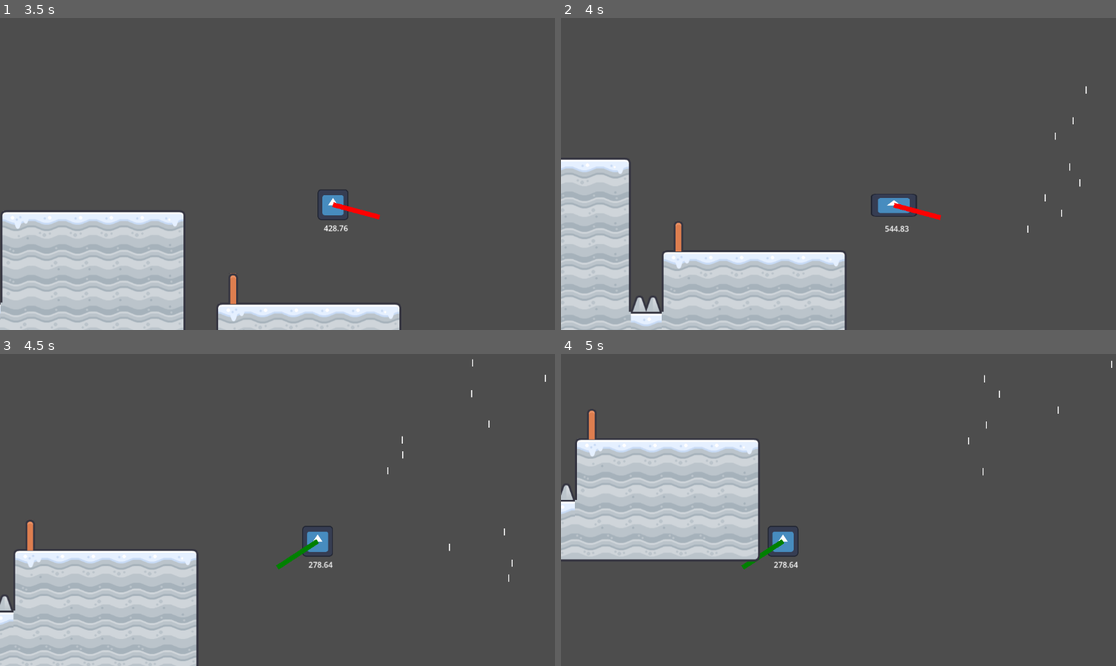
Above: before the commit, frames 1-4 (two rows, left to right).
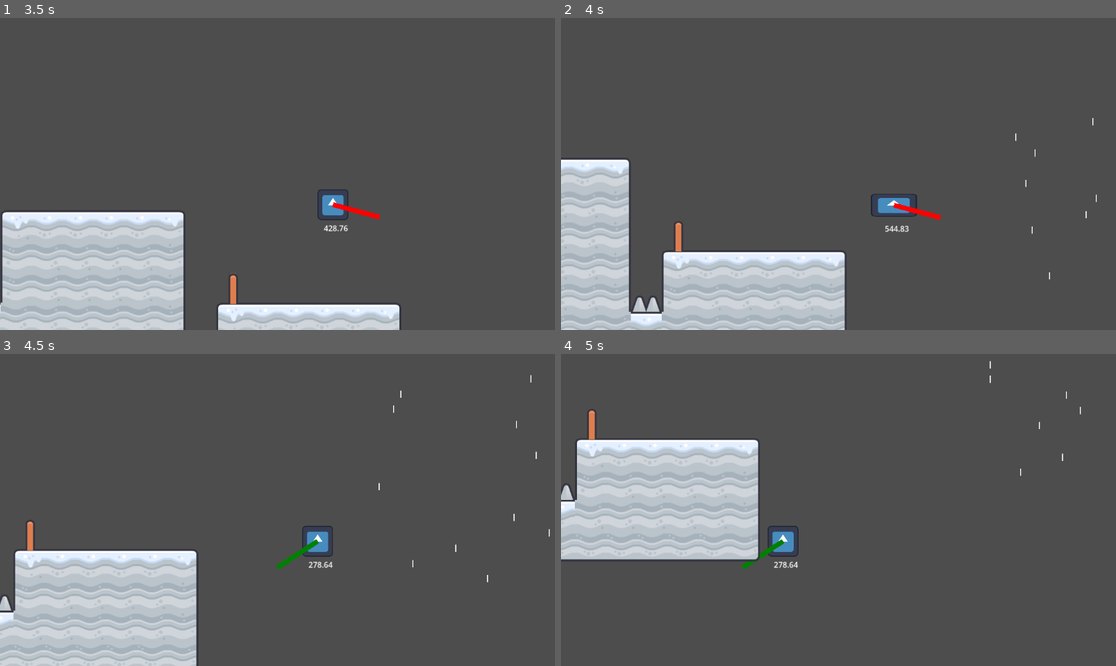
Above: after the commit, the same moments.

Repository: Emarald64/gliding-game
Game: Godot game, scene res://Scenes/main.tscn
Two runs of this game, one before a commit and one after it. Both use one fixed random seed, a clock stepped at 60 frames per second and the inputs below. The engine's default icon, where the game draws it, is replaced by a stand-in: a white triangle on a blue panel in a dark square.
Inputs:
- Up to frame 1 (3.5 s): tap Enter at 0.5 s; hold Shift (glide) 0.53-1.28 s; hold Right (move_right) 0.53-2.03 s; tap Space (jump) at 0.77, 1.52, 3.02 s; tap Shift (glide) at 1.35, 2.85 s; hold Left (move_left) 2.03-2.78 s; hold Shift (glide) 2.03-2.78 s; hold Right (move_right) from 2.78 s (still down)
- Up to frame 2 (4 s): keep holding Right (move_right); hold Shift (glide) from 3.53 s (still down); tap Space (jump) at 3.77 s
- Up to frame 3 (4.5 s): release Right (move_right) at 4.28 s; release Shift (glide) at 4.28 s; hold Left (move_left) from 4.28 s (still down); tap Shift (glide) at 4.35 s
- Up to frame 4 (5 s): keep holding Left (move_left); tap Space (jump) at 4.52 s

Frame 1 is identical in both runs. In frame 2, less than 0.1% of the frame differs, in the area x 81-97%, y 21-84%; in frame 3, 0.1%, in the area x 68-100%, y 1-74%; in frame 4, less than 0.1%.

Commit message:
changed wind zone to use gpu particles

Diff:
--- a/Scenes/glide_booster.gd
+++ b/Scenes/glide_booster.gd
@@ -2,16 +2,21 @@
 
 @export var boost:=1.5
 
+const ParticleXSize=2
+const ParticleYSizeFactor=10
+const ParticleSpeedFactor=500
+
 # Called when the node enters the scene tree for the first time.
 func _ready() -> void:
-	$CPUParticles2D.position.y=$CollisionShape2D.shape.size.y/2
-	$CPUParticles2D.emission_rect_extents.x=$CollisionShape2D.shape.size.x/2
-	$CPUParticles2D.initial_velocity_min=boost*500
-	$CPUParticles2D.lifetime=$CollisionShape2D.shape.size.y/(boost*500)
+	$GPUParticles2D.process_material.emission_shape_offset.y=$CollisionShape2D.shape.size.y/2
+	$GPUParticles2D.process_material.emission_box_extents.x=$CollisionShape2D.shape.size.x/2
+	$GPUParticles2D.process_material.initial_velocity_min=boost*ParticleSpeedFactor
+	$GPUParticles2D.lifetime=$CollisionShape2D.shape.size.y/(boost*ParticleSpeedFactor)
 
-	$CPUParticles2D.scale_amount_min=boost*10
-	$CPUParticles2D.scale_curve_x.set_point_value(0,0.2/boost)
+	$GPUParticles2D.process_material.scale_min=boost*ParticleYSizeFactor
+	$GPUParticles2D.process_material.scale_curve.curve_x.set_point_value(0,ParticleXSize/boost/ParticleYSizeFactor)
 
+	$GPUParticles2D.visibility_rect=Rect2(-$CollisionShape2D.shape.size/2,$CollisionShape2D.shape.size)
 # Called every frame. 'delta' is the elapsed time since the previous frame.
 func _process(delta: float) -> void:
 	pass
--- a/Scenes/glide_booster.tscn
+++ b/Scenes/glide_booster.tscn
@@ -6,12 +6,31 @@
 size = Vector2(512, 512)
 
 [sub_resource type="Curve" id="Curve_l4gy8"]
-_data = [Vector2(0, 0.10418975), 0.0, 0.0, 0, 0]
+_data = [Vector2(0, 1), 0.0, 0.0, 0, 0]
 point_count = 1
 
 [sub_resource type="Curve" id="Curve_8r8se"]
-_data = [Vector2(0.01123596, 1), 0.0, 0.0, 0, 0]
-point_count = 1
+_data = [Vector2(0, 1), 0.0, 0.0, 0, 0, Vector2(1, 1), 0.0, 0.0, 0, 0]
+point_count = 2
+
+[sub_resource type="Curve" id="Curve_srulr"]
+_data = [Vector2(0, 1), 0.0, 0.0, 0, 0, Vector2(1, 1), 0.0, 0.0, 0, 0]
+point_count = 2
+
+[sub_resource type="CurveXYZTexture" id="CurveXYZTexture_hp51o"]
+width = 64
+curve_x = SubResource("Curve_l4gy8")
+curve_y = SubResource("Curve_8r8se")
+curve_z = SubResource("Curve_srulr")
+
+[sub_resource type="ParticleProcessMaterial" id="ParticleProcessMaterial_brp7u"]
+particle_flag_disable_z = true
+emission_shape = 3
+emission_box_extents = Vector3(1, 1, 0)
+direction = Vector3(0, -1, 0)
+spread = 0.0
+gravity = Vector3(0, 0, 0)
+scale_curve = SubResource("CurveXYZTexture_hp51o")
 
 [node name="GlideBooster" type="Area2D"]
 collision_layer = 4
@@ -22,13 +41,8 @@
 [node name="CollisionShape2D" type="CollisionShape2D" parent="."]
 shape = SubResource("RectangleShape2D_bo1nx")
 
-[node name="CPUParticles2D" type="CPUParticles2D" parent="."]
+[node name="GPUParticles2D" type="GPUParticles2D" parent="."]
 amount = 16
-emission_shape = 3
-emission_rect_extents = Vector2(1, 1)
-direction = Vector2(0, -1)
-spread = 0.0
-gravity = Vector2(0, 0)
-split_scale = true
-scale_curve_x = SubResource("Curve_l4gy8")
-scale_curve_y = SubResource("Curve_8r8se")
+fixed_fps = 0
+draw_order = 0
+process_material = SubResource("ParticleProcessMaterial_brp7u")
Not shown: 1 places in Scenes/glide_booster.tscn that only renumber resources
